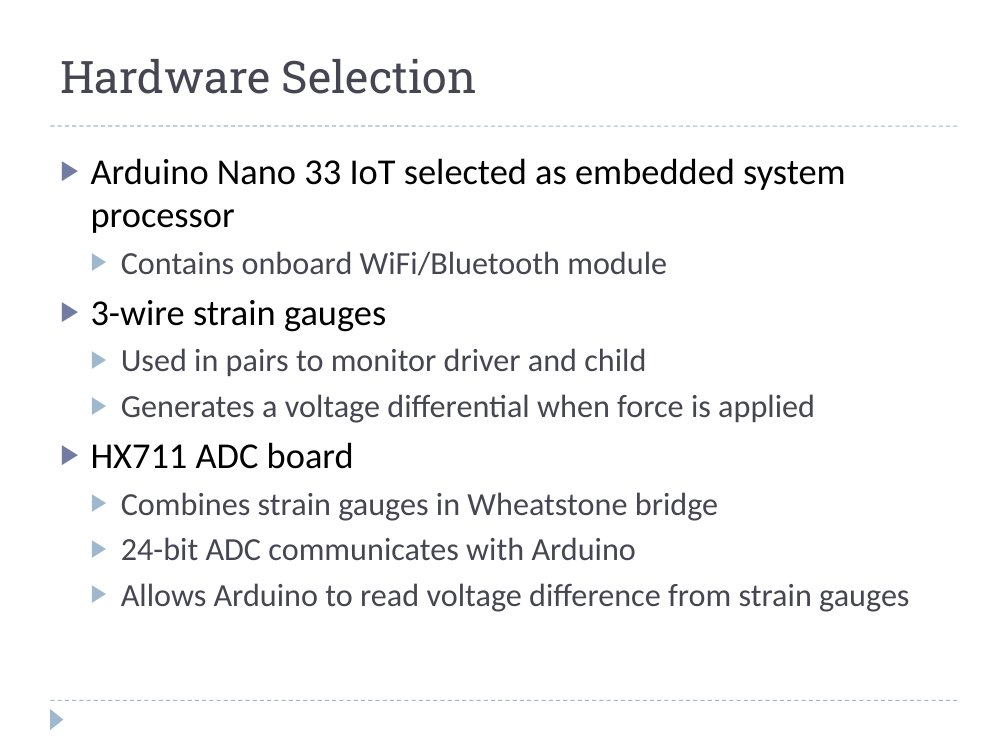
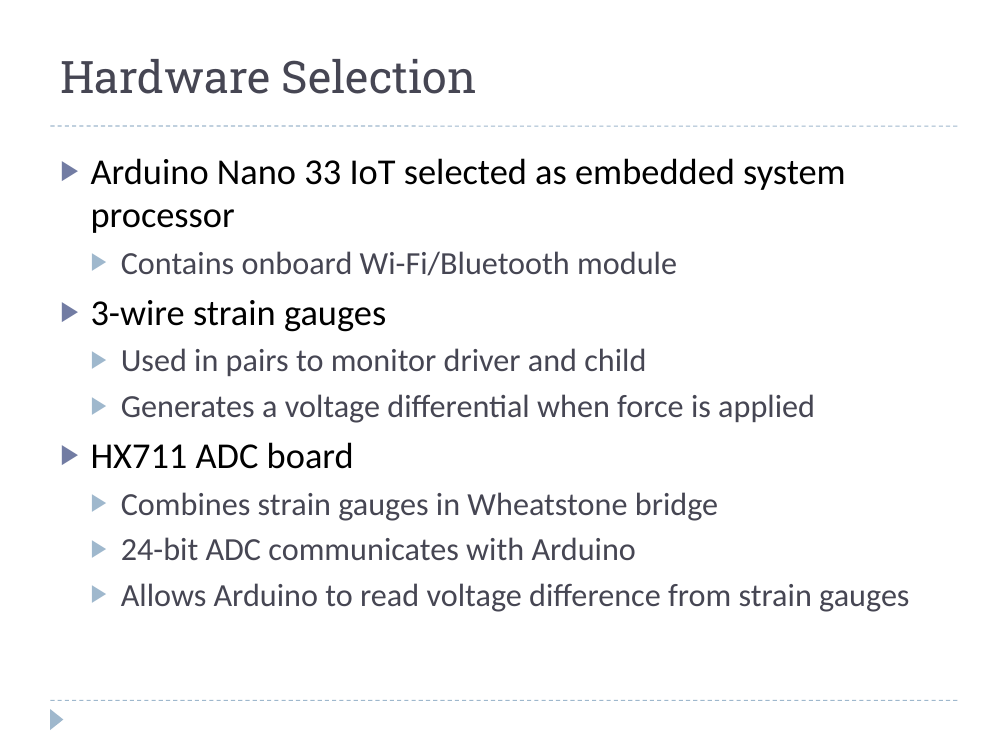
Before and after one commit to prithvi14/ChildAlertSystem, a slide deck: slide 6 of ChildAlertSystem/ProjectDocuments/ECE574_final_project.pptx. Drawn at 1008x756 pixels with LibreOffice and Linux fonts; fonts in the diff are those of the drawing. Boxes give left, top, right and bottom in pixels: in the first picture for what was removed or moved away, otherwise in the second. Text is boxed around its words. In the diff, an @@ line names an element or a change of style, - is before the commit and + after.

```diff
--- a/ChildAlertSystem/ProjectDocuments/ECE574_final_project.pptx
+++ b/ChildAlertSystem/ProjectDocuments/ECE574_final_project.pptx
@@ text at box(121, 251, 677, 276): text changed @@
-  ▶ Contains onboard WiFi/Bluetooth module
+  ▶ Contains onboard Wi-Fi/Bluetooth module
```
Also in this commit, not shown: 5 other slides changed, 2 slides added.
